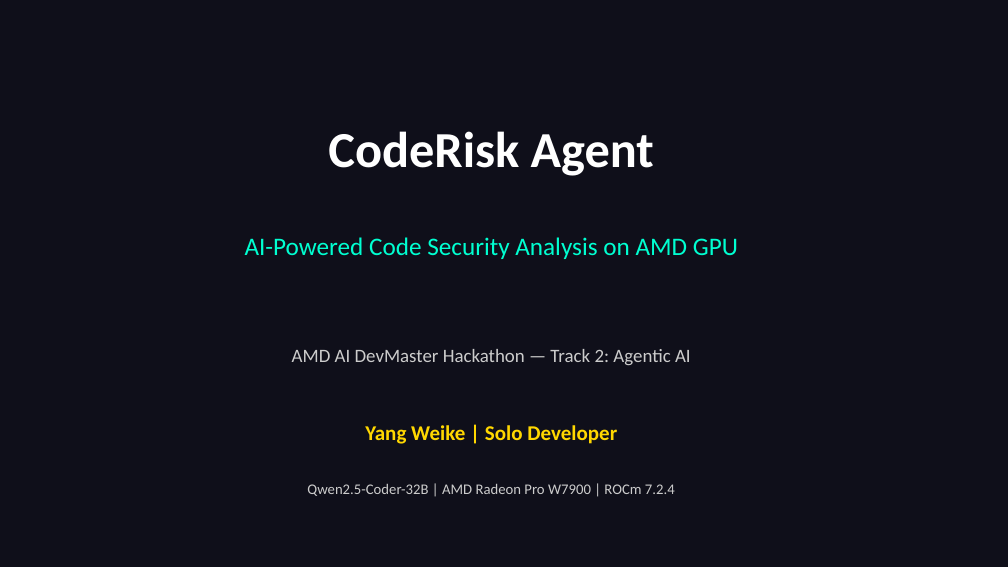
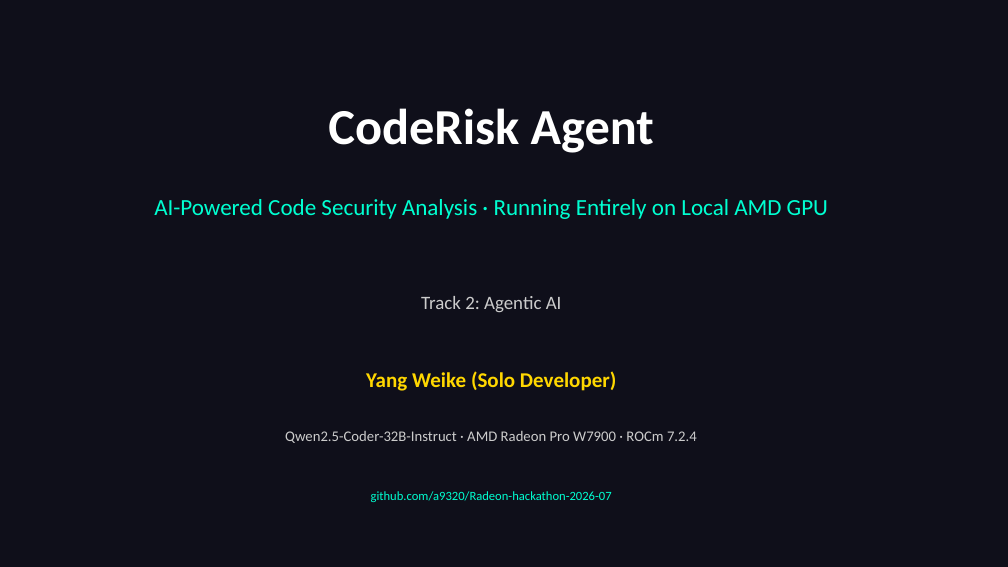
Before and after one commit to a9320/Radeon-hackathon-2026-07, a slide deck: slide 1 of docs/CodeRisk_Agent_Presentation.pptx. Drawn at 1008x567 pixels with LibreOffice and Linux fonts; fonts in the diff are those of the drawing. Boxes give left, top, right and bottom in pixels: in the first picture for what was removed or moved away, otherwise in the second. Text is boxed around its words. In the diff, an @@ line names an element or a change of style, - is before the commit and + after.

```diff
--- a/docs/CodeRisk_Agent_Presentation.pptx
+++ b/docs/CodeRisk_Agent_Presentation.pptx
@@ text "CodeRisk Agent": place and size @@
-text "CodeRisk Agent" at [328, 131, 654, 176]
+text "CodeRisk Agent" at [328, 108, 654, 153]
@@ text at [154, 199, 828, 219]: text changed; size 24 to 22 pt @@
-AI-Powered Code Security Analysis on AMD GPU
+AI-Powered Code Security Analysis · Running Entirely on Local AMD GPU
@@ text at [421, 296, 562, 312]: text changed @@
-AMD AI DevMaster Hackathon — Track 2: Agentic AI
+Track 2: Agentic AI
@@ text at [366, 371, 616, 391]: text changed @@
-Yang Weike | Solo Developer
+Yang Weike (Solo Developer)
@@ text at [285, 431, 697, 443]: text changed @@
-Qwen2.5-Coder-32B | AMD Radeon Pro W7900 | ROCm 7.2.4
+Qwen2.5-Coder-32B-Instruct · AMD Radeon Pro W7900 · ROCm 7.2.4
@@ text added at [371, 491, 612, 502], 12 pt, text #00FFD1 @@
+github.com/a9320/Radeon-hackathon-2026-07
```
Also in this commit, not shown: 6 other slides changed, 7 slides added, 2 slides removed.
